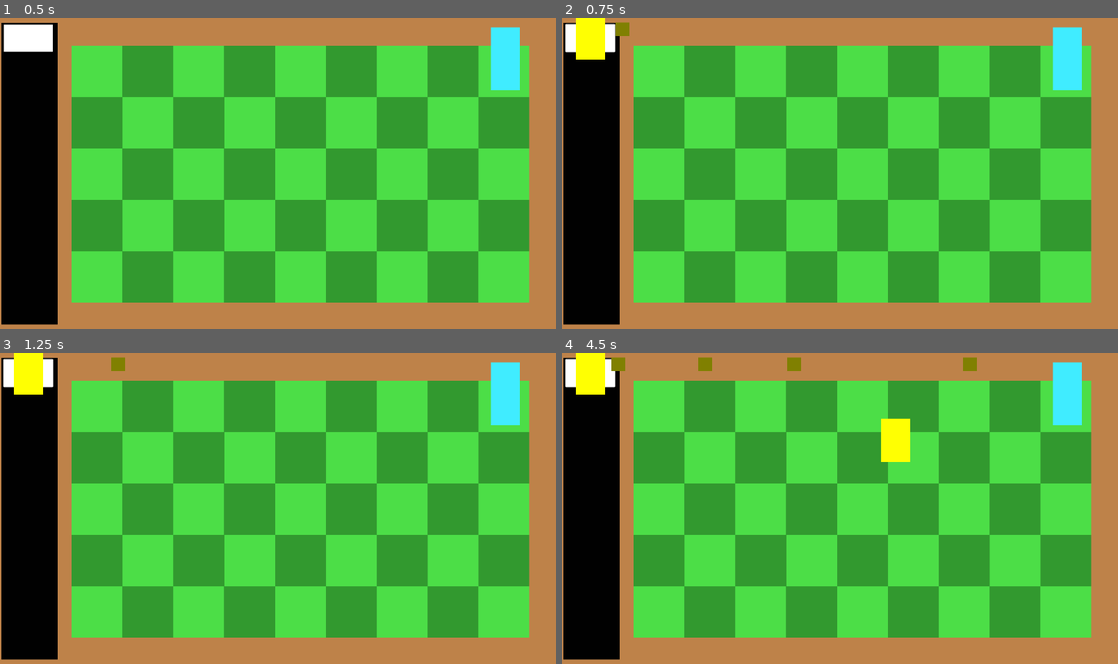
Above: before the commit, frames 1-4 (two rows, left to right).
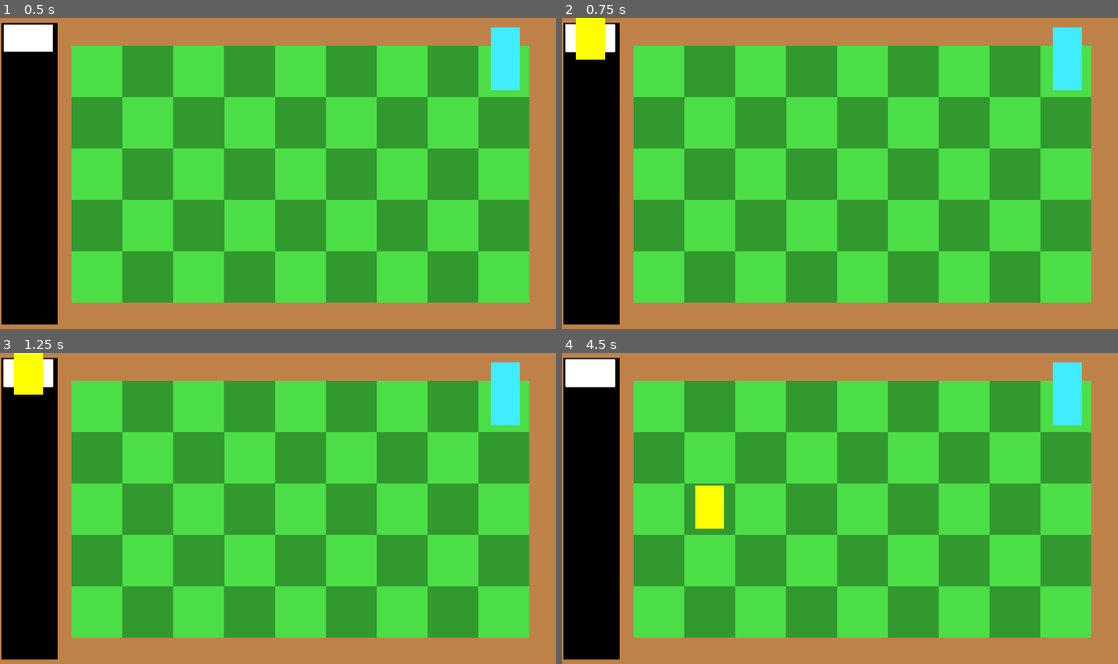
Above: after the commit, the same moments.

Repository: Enzotiso/PvZ-Rougelike
Game: Godot game, scene res://Scenes/phase_2.tscn
Two runs of this game, one before a commit and one after it. Both use one fixed random seed, a clock stepped at 60 frames per second and the inputs below.
Inputs (mouse positions are in pixels of both pictures, inside the frame that each line leads up to):
- Up to frame 1 (0.5 s): no input
- Up to frame 2 (0.75 s): click (589, 36) at 0.5 s
- Up to frame 3 (1.25 s): no input
- Up to frame 4 (4.5 s): click (589, 371) at 1.25 s; click (589, 371) at 2 s; move the mouse to (962, 492) at 2.77 s; click (962, 492) at 2.92 s; move the mouse to (728, 524) at 3.52 s; click (728, 524) at 3.67 s; move the mouse to (895, 440) at 4.27 s; click (895, 440) at 4.42 s

Frame 1 is identical in both runs. In frame 2, 0.1% of the frame differs, in the area x 9-13%, y 1-6%; in frame 3, 0.1%; in frame 4, 2.6%, in the area x 2-75%, y 0-57%.

Commit message:
planting logic 99% complete

Diff:
--- a/Scenes/attack_projectile.tscn
+++ b/Scenes/attack_projectile.tscn
@@ -7,6 +7,8 @@
 size = Vector2(48, 47)
 
 [node name="attack-projectile" type="Node2D"]
+z_index = 100
+y_sort_enabled = true
 script = ExtResource("1_mw3y4")
 
 [node name="Sprite2D" type="Sprite2D" parent="."]
@@ -15,6 +17,7 @@
 texture = ExtResource("1_v5tla")
 
 [node name="Area2D" type="Area2D" parent="."]
+collision_layer = 2
 
 [node name="CollisionShape2D" type="CollisionShape2D" parent="Area2D"]
 shape = SubResource("RectangleShape2D_v5tla")
--- a/Scenes/lawn_collision.tscn
+++ b/Scenes/lawn_collision.tscn
@@ -9,6 +9,8 @@
 script = ExtResource("1_tg5pu")
 
 [node name="StaticBody2D" type="StaticBody2D" parent="."]
+collision_layer = 2
+collision_mask = 0
 input_pickable = true
 metadata/_edit_lock_ = true
 
--- a/Scenes/phase_2.tscn
+++ b/Scenes/phase_2.tscn
@@ -1,8 +1,7 @@
-[gd_scene load_steps=8 format=3 uid="uid://b2pjrl6iuws6x"]
+[gd_scene load_steps=7 format=3 uid="uid://b2pjrl6iuws6x"]
 
 [ext_resource type="Texture2D" uid="uid://cite5lmyllqyl" path="res://Assets/Phase 2/TD-Grid.png" id="1_557bc"]
 [ext_resource type="Texture2D" uid="uid://bn8w3mper1xg8" path="res://Assets/Phase 2/TD-Dirt.png" id="1_d628u"]
-[ext_resource type="PackedScene" uid="uid://bijn6o8xw0mdb" path="res://Scenes/attack-plant.tscn" id="2_d32x3"]
 [ext_resource type="PackedScene" uid="uid://ciayq3jq1daes" path="res://Scenes/zombie.tscn" id="3_d628u"]
 [ext_resource type="PackedScene" uid="uid://bhq5mhgydynbi" path="res://Scenes/lawn_collision.tscn" id="3_gtpho"]
 [ext_resource type="PackedScene" uid="uid://bfmdglfr6k0iq" path="res://Scenes/seed_bar.tscn" id="3_wfy0e"]
@@ -67,10 +66,6 @@
 [node name="Seed_Bar" parent="Background Assets" instance=ExtResource("3_wfy0e")]
 position = Vector2(5, 17)
 
-[node name="Attack_Plant" parent="." instance=ExtResource("2_d32x3")]
-visible = false
-position = Vector2(334, 252)
-
 [node name="Zombie" parent="." instance=ExtResource("3_d628u")]
 position = Vector2(1695, 32)
 
--- a/Scripts/attack_plant.gd
+++ b/Scripts/attack_plant.gd
@@ -3,6 +3,7 @@
 var attack_projectile = preload("res://Scenes/attack_projectile.tscn")
 
 var offCooldown = true
+var held = true
 
 # Spawns the Projectiles the plant shoots
 func spawn_projectile():
@@ -22,6 +23,6 @@
 		# Then have the same for the row the enemies are spawned in so even if lower enemy sprites overlap
 		# It still only activates for enemies in that specific row
 func _process(delta: float) -> void:
-	if $RayCastRight.is_colliding() and offCooldown:	# Detects if enemy is in path of plant, then fires at it
+	if $RayCastRight.is_colliding() and offCooldown and !held:	# Detects if enemy is in path of plant, then fires at it
 		spawn_projectile()
 		cooldown()
--- a/Scripts/attack_projectile.gd
+++ b/Scripts/attack_projectile.gd
@@ -1,4 +1,6 @@
 extends Node2D
+#for bullets to appear over plants
+#Y Sort Enabled under ordering & set z Index to 100
 
 # Sets speed of this projectile
 @export var speed := 400.0
--- a/Scripts/controller_plant_placement.gd
+++ b/Scripts/controller_plant_placement.gd
@@ -1,19 +1,51 @@
 extends Node2D
 
-var active_tile = null
 var plant_instance = null
 var plant_ghost = null
-var pressed = false
+var track_to_mouse = false
+var active_tile = null
+var current_seed_packet = null
 
 #need to do
-#place plant on click and remove it from mouse track
 #clicking another seedpacket removes plant from cursor and replaces it with the one clicked
-#clicking the same seed packet remove plant from cursor
-#clicking right click removes plant from cursor
+
+#clears current plant information
+func clear_plant():
+	track_to_mouse = false
+	plant_instance.queue_free()
+	if active_tile != null and plant_ghost != null and plant_ghost.get_parent() != null:
+		active_tile.remove_child(plant_ghost)
+	plant_instance = null
+	plant_ghost = null
+	current_seed_packet = null
+
+#places plant inside a lawn_collision on the marker2DPlacement
+func plant_on_lawn():
+	#check for tile ghost is over & if there is a plant selected
+	if active_tile != null and plant_instance != null and !active_tile.occupied:
+		track_to_mouse = false
+		plant_instance.reparent(active_tile)
+		active_tile.occupied = true
+		plant_instance.held = false
+		plant_instance.global_position = active_tile.find_child("Marker2DPlacement").global_position
+		plant_instance = null #clears instance
+
+#handles what to do when a seed packet is selected
+func seed_packet_pressed(plant_scene, seed_packet):
+	if !track_to_mouse:
+		current_seed_packet = seed_packet
+		track_plant_to_mouse(plant_scene)
+	elif seed_packet != current_seed_packet:
+		#code for tracking the new plant that was picked
+		pass
+	else:
+		clear_plant()
 
 #function is linked to lawn_collision under background Lawn node
 func _on_tile_hovered(tile):
-	if plant_instance != null:
+	#Checks if plant is selectd and if something is already planted there
+	if plant_instance != null and !tile.occupied:
+		active_tile = tile
 		#checks if plant_ghost is in the scene already, if so reparents instead
 		if plant_ghost.get_parent() == null:
 			tile.add_child(plant_ghost)
@@ -29,14 +61,22 @@
 		#removes ghost from board if mouse is over no collisions
 		if plant_ghost.get_parent() == tile:
 			tile.remove_child(plant_ghost)
+			active_tile = null
 
 func track_plant_to_mouse(plant_scene):
-	pressed = true
-	plant_instance = plant_scene.instantiate()
+	track_to_mouse = true
+	plant_instance = plant_scene.instantiate() #current selected plant
 	plant_ghost = plant_scene.instantiate()
 	plant_ghost.find_child("Sprite2D").self_modulate.a = .5 #changes ghost opacity
 	get_tree().current_scene.add_child(plant_instance)
 
+
+func _input(event):
+	if event is InputEventMouseButton:
+		if event.button_index == MOUSE_BUTTON_LEFT and event.pressed:
+			plant_on_lawn() #plants plant_instance on active_tile
+		if event.button_index == MOUSE_BUTTON_RIGHT and event.pressed and plant_instance != null:
+			clear_plant() #clears plant_instance and plant_ghost
 
 func _ready() -> void:
 	# Links _on_tile_hovered to each lawn collision scene under background lawn
@@ -45,9 +85,9 @@
 		lawn_collision.tile_unhovered.connect(_on_tile_unhovered)
 	# Links track_plant_to_mouse to seed_packet under seed_bar
 	for seed_packets in $"../../Background Assets/Seed_Bar/Seed_Packets".get_children():
-		seed_packets.seedpacket_pressed.connect(track_plant_to_mouse)
+		seed_packets.seedpacket_pressed.connect(seed_packet_pressed)
 
 func _process(delta: float) -> void:
 	# Tracks plant to mouse, (use a marker for center of plant in the future)
-	if pressed:
+	if track_to_mouse:
 		plant_instance.global_position = get_global_mouse_position() + Vector2(0, 75) #Vector 2 to center cursor on plant, use markers later
--- a/Scripts/lawn_collision.gd
+++ b/Scripts/lawn_collision.gd
@@ -2,6 +2,7 @@
 
 signal tile_hovered(tile)
 signal tile_unhovered(tile)
+var occupied = false
 
 #grabs the plant info and makes a ghost of plant at marker2DPlacement
 func _on_static_body_2d_mouse_shape_entered(shape_idx: int) -> void:
--- a/Scripts/seed_bar.gd
+++ b/Scripts/seed_bar.gd
@@ -2,8 +2,6 @@
 
 #Preloads seedpacket
 const Seedpacket = preload("res://Scenes/seed_packet.tscn")
-
-
 
 
 # Remake this function when you recreate the seed packet selection menu
--- a/Scripts/seed_packet.gd
+++ b/Scripts/seed_packet.gd
@@ -10,4 +10,4 @@
 
 # signals that the button was pressed to controller_plantPlacement
 func _on_button_seedpacket_button_up() -> void:
-	seedpacket_pressed.emit(plant_scene)
+	seedpacket_pressed.emit(plant_scene, self)
